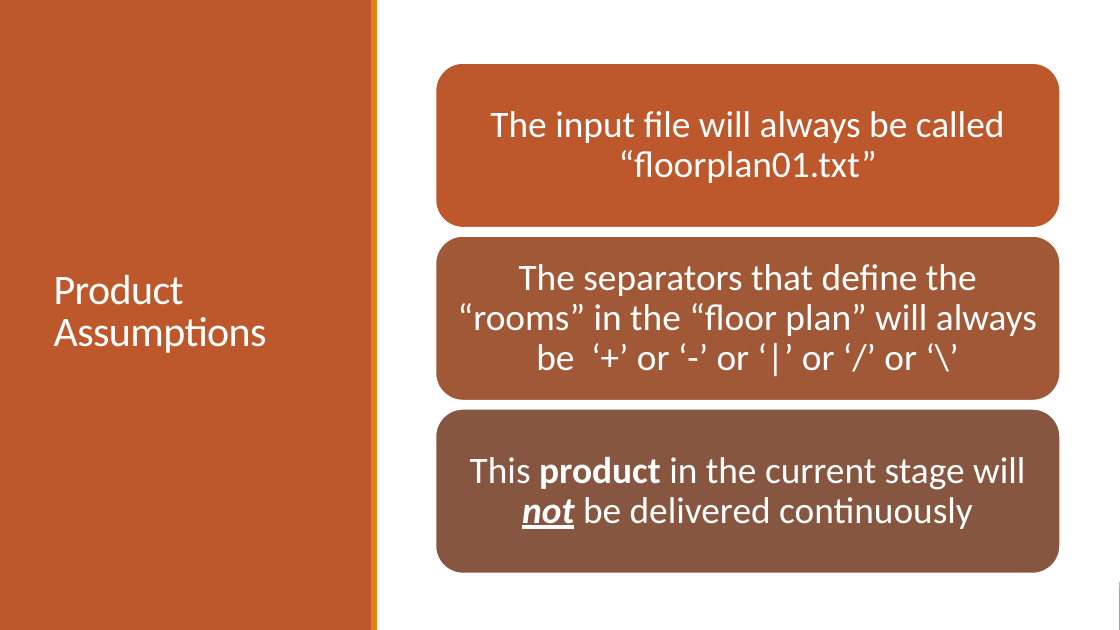
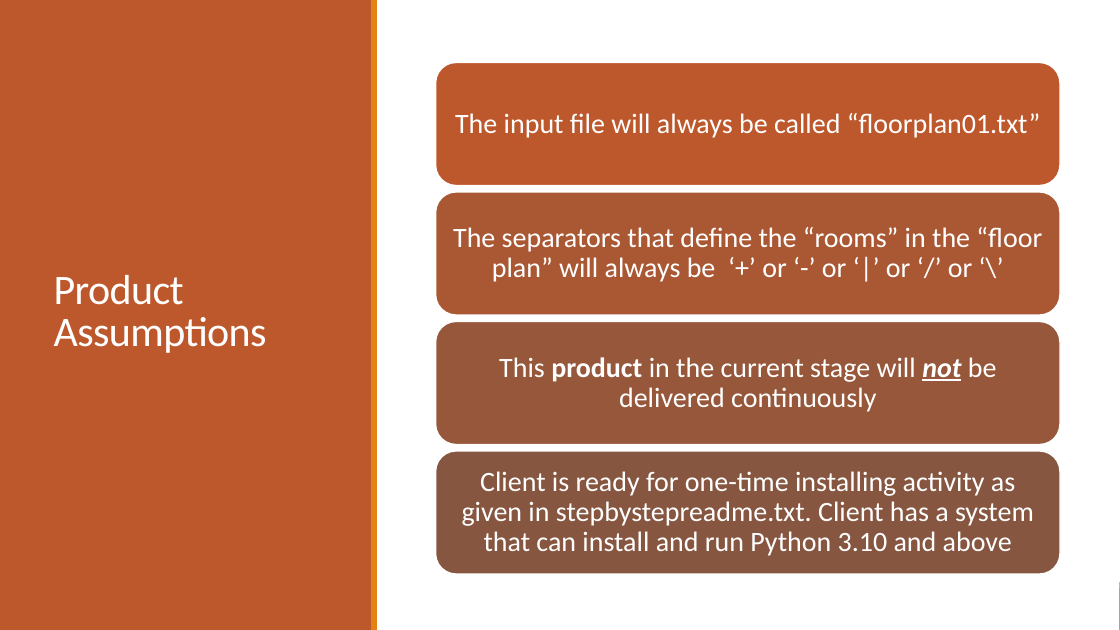
Before and after one commit to naveshkumar/bfs, a slide deck: slide 4 of solutionNaveshKumarDataScientist.pptx. Drawn at 1120x630 pixels with LibreOffice and Linux fonts; fonts in the diff are those of the drawing. Boxes give left, top, right and bottom in pixels: in the first picture for what was removed or moved away, otherwise in the second. Text is boxed around its words. In the diff, an @@ line names an element or a change of style, - is before the commit and + after.

Commit message:
Add files via upload
BFS solution for txt floor plan reading

```diff
--- a/solutionNaveshKumarDataScientist.pptx
+++ b/solutionNaveshKumarDataScientist.pptx
@@ rounded rectangle: place and size @@
-rounded rectangle at bbox=[436, 63, 1060, 228]
+rounded rectangle at bbox=[436, 62, 1060, 186]
@@ rounded rectangle: place and size @@
-rounded rectangle at bbox=[436, 236, 1060, 401]
+rounded rectangle at bbox=[436, 192, 1060, 316]
@@ rounded rectangle at bbox=[436, 192, 1060, 316]: fill #A05837 to #AA5834 @@
@@ text "The separators that define the ...": place and size @@
-text "The separators that define the ..." at bbox=[458, 264, 1037, 371]
+text "The separators that define the ..." at bbox=[453, 227, 1042, 282]
@@ rounded rectangle added at bbox=[436, 322, 1060, 445], fill #97573A, outline #FFFFFF 1.25 pt @@
@@ size 32 to 24 pt; less space between paragraphs in 3 elements at bbox=[455, 113, 1040, 138], bbox=[453, 227, 1042, 282], bbox=[499, 357, 997, 412] @@
@@ text "This product in the current ...": place and size @@
-text "This product in the current ..." at bbox=[470, 457, 1025, 529]
+text "This product in the current ..." at bbox=[499, 357, 997, 412]
@@ rounded rectangle: place and size @@
-rounded rectangle at bbox=[436, 409, 1060, 574]
+rounded rectangle at bbox=[436, 451, 1060, 575]
@@ text added at bbox=[462, 471, 1034, 556], 24 pt, text #FFFFFF @@
+Client is ready for one-time installing activity as given in stepbystepreadme.txt. Client has a system that can install and run Python 3.10 and above
```
Also in this commit, not shown: 5 other slides changed, 1 slide added, 1 slide removed, 3 other files.
